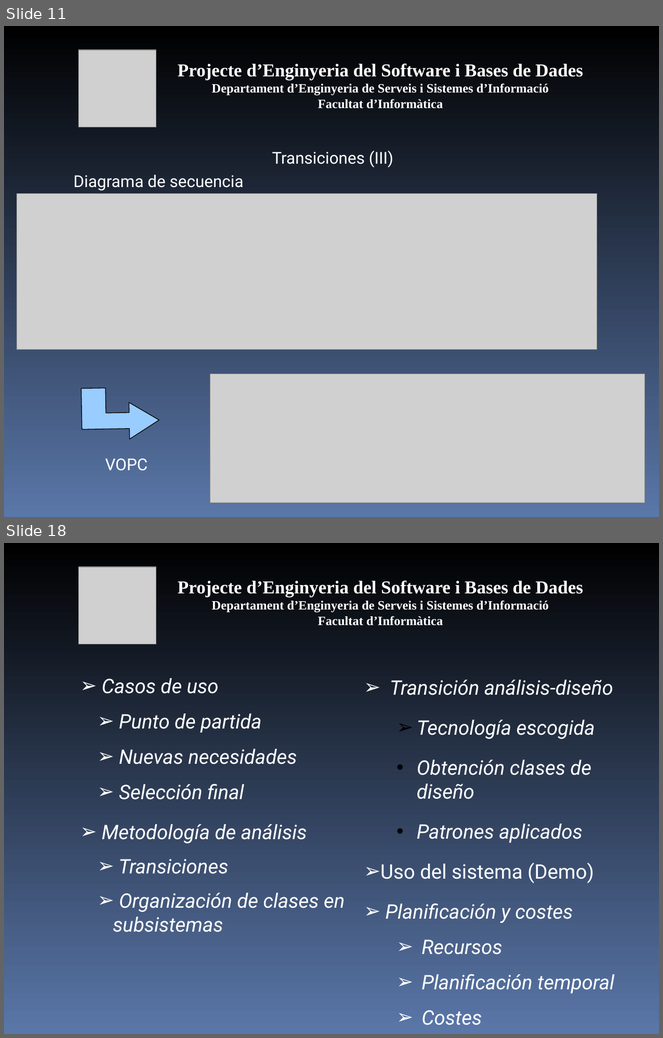
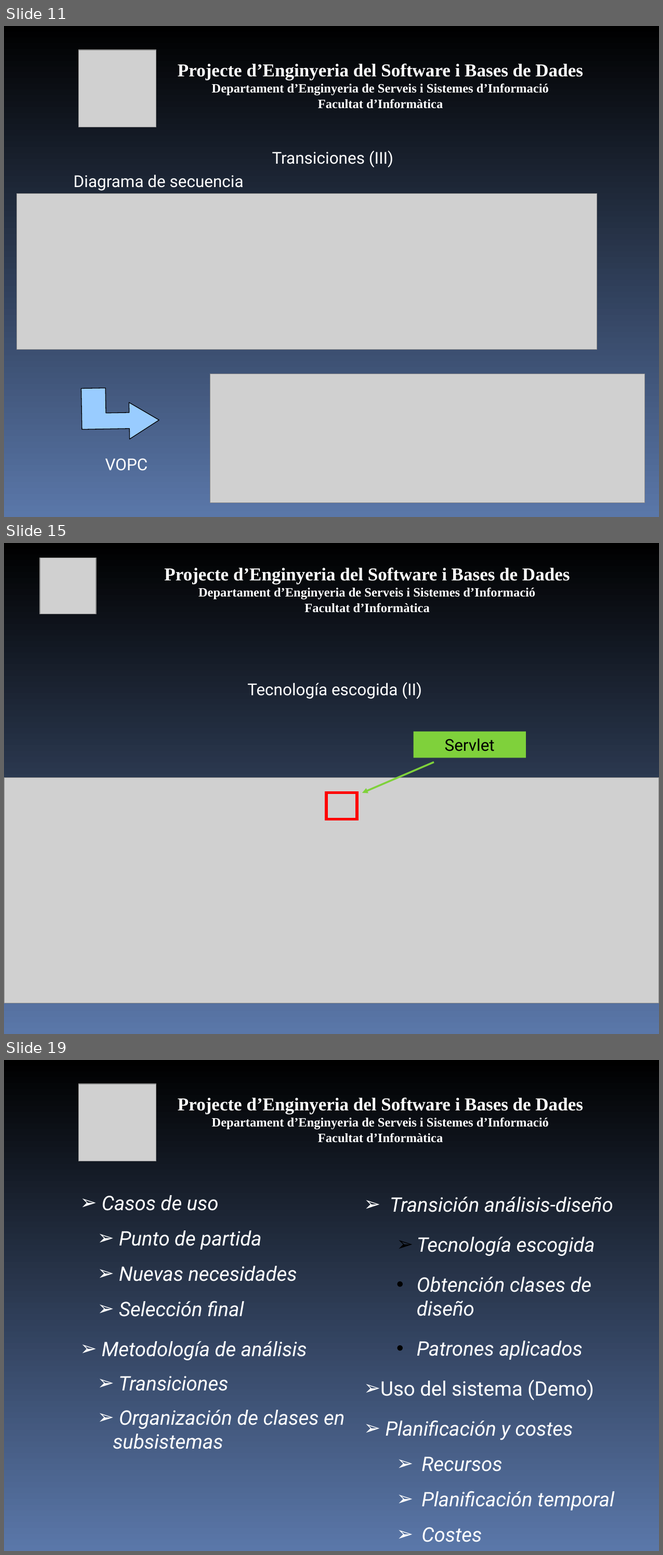
Before and after one commit to mvm9289/escfib, a slide deck: Docs/0910Q2-08-E-1.0-Presentacion.ppt. Shown one above the other, each under a label of ours: slides 11 and 18 before the commit, slides 11, 15 and 19 after it; the slides between them are not shown. The pictures are 663x1038 and 663x1555 pixels, drawn with LibreOffice and Linux fonts; fonts in the diff are those of the drawing; grey boxes stand for pictures. Boxes give left, top, right and bottom in pixels: in the first picture for what was removed or moved away, otherwise in the second. Text is boxed around its words. In the diff, an @@ line names an element or a change of style, - is before the commit and + after.

```diff
--- a/Docs/0910Q2-08-E-1.0-Presentacion.ppt
+++ b/Docs/0910Q2-08-E-1.0-Presentacion.ppt
@@ slide 15 added at box(4, 543, 659, 1034), background gradient #000000 to #5A77A9 @@
@@ picture added at box(40, 558, 97, 614) @@
@@ text added at box(164, 567, 570, 613), 14 pt, text #FFFFFF, bold @@
+Projecte d’Enginyeria del Software i Bases de Dades
+Departament d’Enginyeria de Serveis i Sistemes d’Informació
+Facultat d’Informàtica
@@ text added at box(247, 682, 422, 699), 18 pt, text #FFFFFF @@
+Tecnología escogida (II)
@@ group added at box(4, 732, 659, 1004): 2 rectangles, 1 picture, 1 arrow @@
+Servlet
@@ what was slide 18 is now slide 19 @@
```
Also in this commit, not shown: 18 slides changed.
